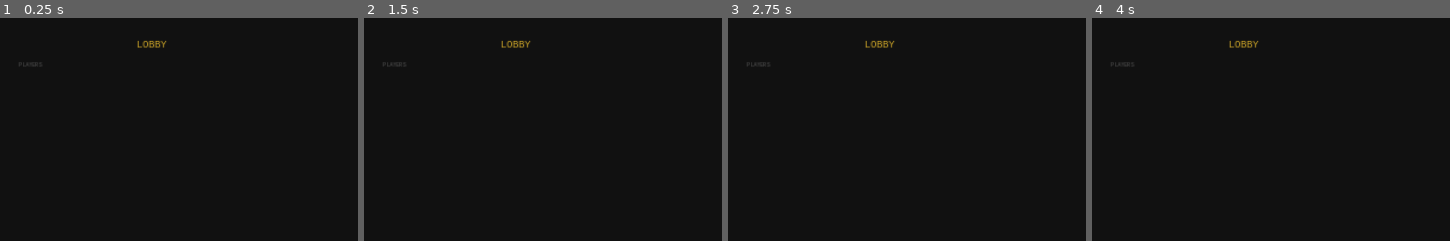
Above: before the commit, frames 1-4 (left to right).
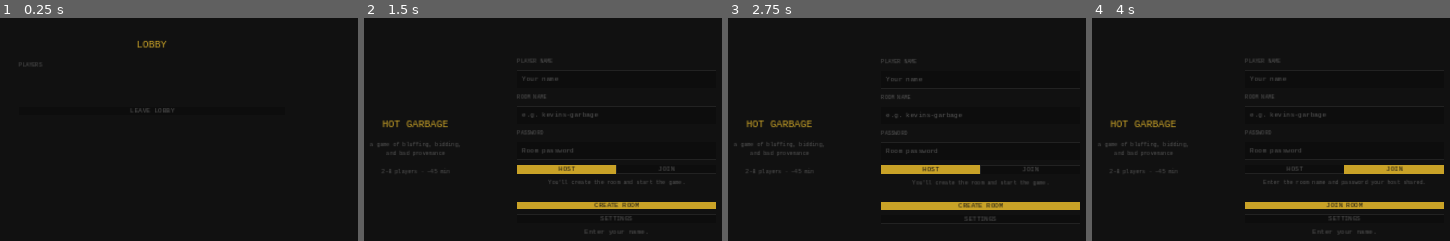
Above: after the commit, the same moments.

Repository: kevinBlum/hot-garbage
Game: Godot game, scene res://src/scenes/lobby.tscn
Two runs of this game, one before a commit and one after it. Both use one fixed random seed, a clock stepped at 60 frames per second and the inputs below. This scene is started directly instead of the project's main scene.
Inputs (mouse positions are in pixels of both pictures, inside the frame that each line leads up to):
- Up to frame 1 (0.25 s): no input
- Up to frame 2 (1.5 s): click (514, 111) at 0.5 s, where only the run after the commit has a clickable "LEAVE LOBBY"; click (618, 205) at 1.25 s, where only the run after the commit has a clickable "CREATE ROOM"
- Up to frame 3 (2.75 s): click (932, 169) at 2 s, where only the run after the commit has a clickable "HOST"
- Up to frame 4 (4 s): click (1392, 169) at 2.75 s, where only the run after the commit has a clickable "JOIN"; click (1346, 205) at 3.5 s, where only the run after the commit has a clickable "JOIN ROOM"

The runs differ from the first frame. In frame 1, less than 0.1% of the frame differs, in the area x 36-49%, y 40-43%; in frame 2, 4.4%; in frame 3, 4.6%, in the area x 1-99%, y 10-92%; in frame 4, 4.5%.

Commit message:
fix: deploy path filter + lobby/auction-house leave navigation
- deploy.yml: add paths filter so AWS deploy only triggers on server/infra
  changes, not Godot client-only pushes
- lobby.gd: add LEAVE LOBBY button for all players (host and non-host)
- auction_house.gd: Escape now shows a leave dialog on second press (first
  press frees the mouse cursor, second press offers to leave)

Co-Authored-By: Claude Sonnet 4.6 <noreply@anthropic.com>

Diff:
--- a/hot-garbage-godot/src/scenes/auction_house.gd
+++ b/hot-garbage-godot/src/scenes/auction_house.gd
@@ -35,6 +35,7 @@
 
 var _local_player: CharacterBody3D = null
 var _is_auctioneer: bool = false
+var _leave_dialog_open: bool = false
 
 var _auction_item = null
 var _current_artifact: Dictionary = {}
@@ -253,7 +254,25 @@
 		if Input.get_mouse_mode() == Input.MOUSE_MODE_CAPTURED:
 			Input.set_mouse_mode(Input.MOUSE_MODE_VISIBLE)
 		else:
-			Input.set_mouse_mode(Input.MOUSE_MODE_CAPTURED)
+			_show_leave_dialog()
+
+func _show_leave_dialog() -> void:
+	if _leave_dialog_open:
+		return
+	_leave_dialog_open = true
+	var dlg := ConfirmationDialog.new()
+	dlg.title = "Leave Game"
+	dlg.dialog_text = "Leave game and return to main menu?"
+	dlg.confirmed.connect(func():
+		Input.set_mouse_mode(Input.MOUSE_MODE_VISIBLE)
+		NetworkManager.disconnect_from_game()
+		get_tree().change_scene_to_file("res://src/scenes/main_menu.tscn"))
+	dlg.canceled.connect(func():
+		_leave_dialog_open = false
+		Input.set_mouse_mode(Input.MOUSE_MODE_CAPTURED)
+		dlg.queue_free())
+	add_child(dlg)
+	dlg.popup_centered()
 
 static func _ensure_input_map() -> void:
 	const ACTIONS: Dictionary = {
--- a/hot-garbage-godot/src/scenes/lobby.gd
+++ b/hot-garbage-godot/src/scenes/lobby.gd
@@ -71,6 +71,12 @@
 		_UITheme.style_button(_start_btn)
 		vbox.add_child(_start_btn)
 
+	var leave_btn := Button.new()
+	leave_btn.text = "LEAVE LOBBY"
+	leave_btn.pressed.connect(_on_leave_pressed)
+	_UITheme.style_ghost_button(leave_btn)
+	vbox.add_child(leave_btn)
+
 func _refresh_player_list() -> void:
 	for child in _player_list.get_children():
 		child.queue_free()
@@ -89,3 +95,8 @@
 	if _timer_spin != null:
 		duration = int(_timer_spin.value)
 	NetworkManager.start_game(duration)
+
+func _on_leave_pressed() -> void:
+	AudioManager.play_ui()
+	NetworkManager.disconnect_from_game()
+	get_tree().change_scene_to_file("res://src/scenes/main_menu.tscn")
Not shown, changed: .github/workflows/deploy.yml
